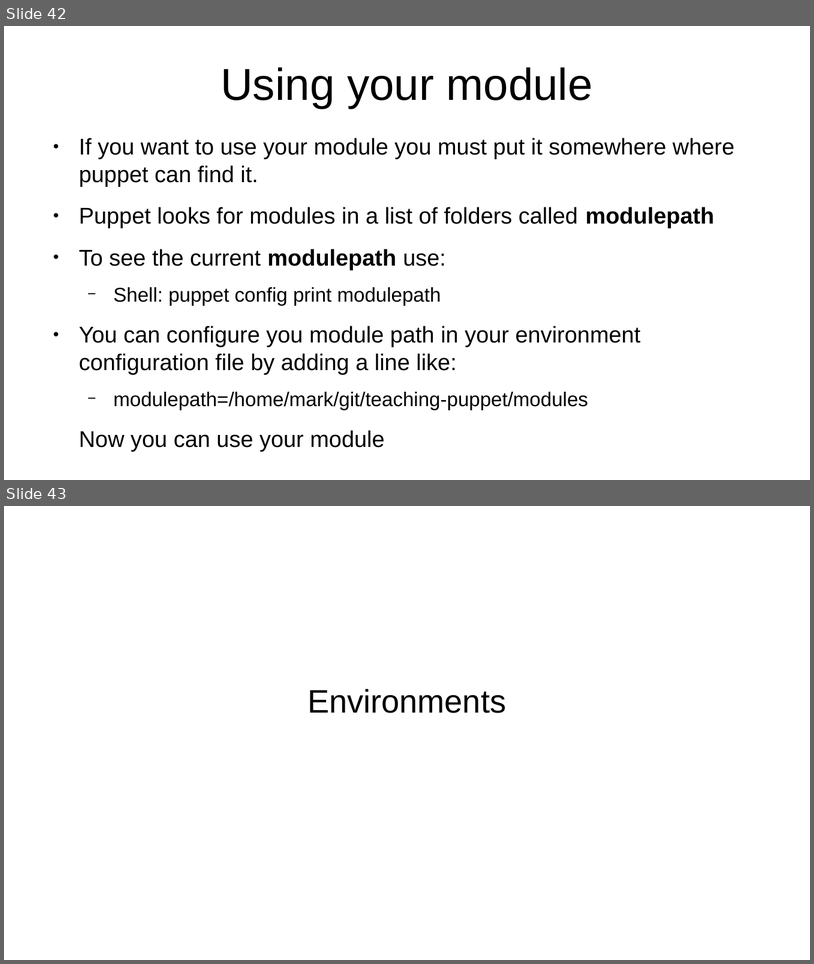
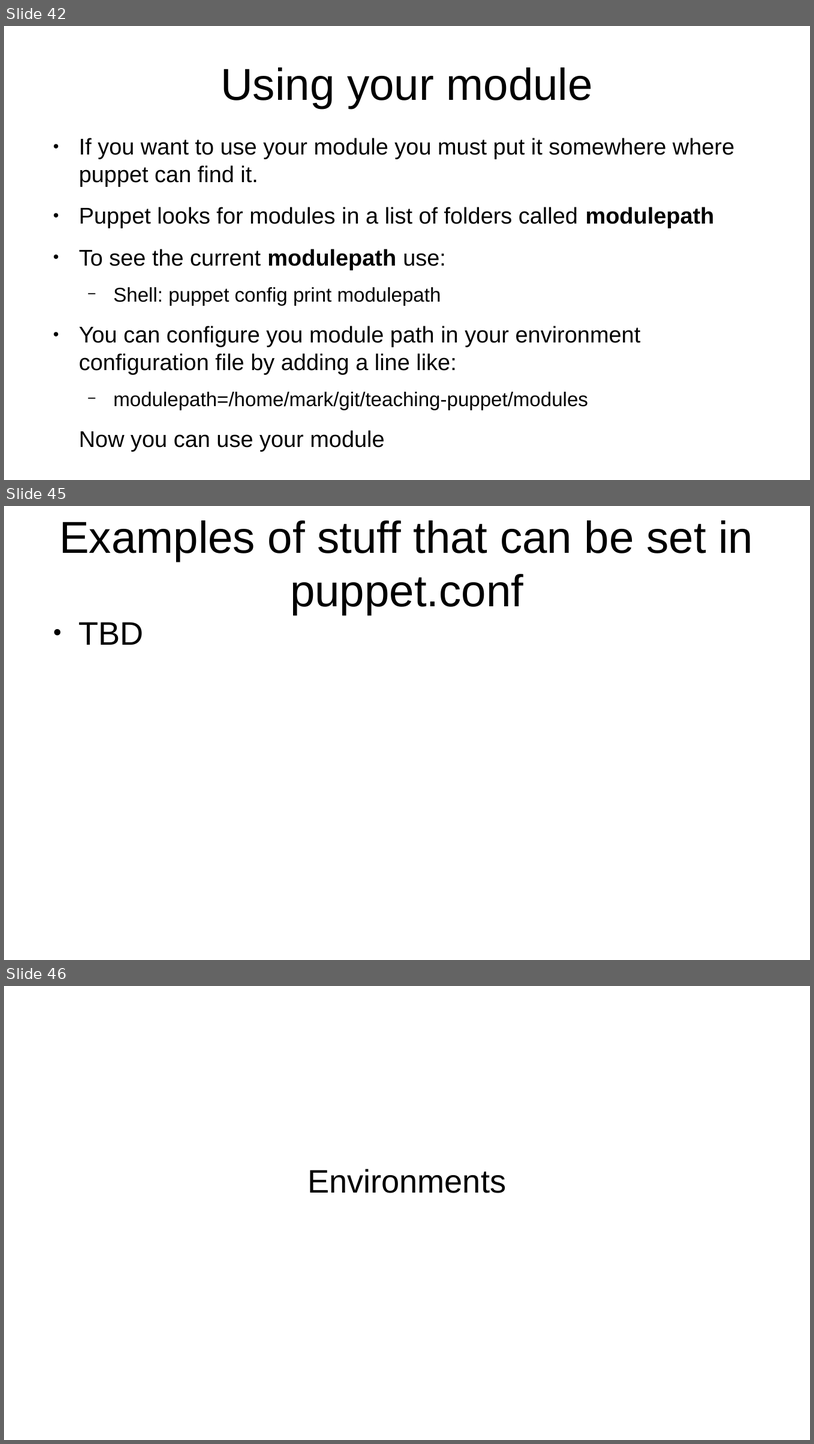
Before and after one commit to veltzer/teaching-puppet, a slide deck: slides.odp. Shown one above the other, each under a label of ours: slides 42 and 43 before the commit, slides 42, 45 and 46 after it; the slides between them are not shown. The pictures are 814x964 and 814x1444 pixels, drawn with LibreOffice and Linux fonts; fonts in the diff are those of the drawing. Boxes give left, top, right and bottom in pixels: in the first picture for what was removed or moved away, otherwise in the second. Text is boxed around its words. In the diff, an @@ line names an element or a change of style, - is before the commit and + after.

```diff
--- a/slides.odp
+++ b/slides.odp
@@ slide 45 added at (4, 506, 810, 960), background #FFFFFF @@
@@ title added at (59, 520, 753, 615), 44 pt, text #000000 @@
+Examples of stuff that can be set in puppet.conf
@@ text added at (79, 622, 144, 645), 32 pt, text #000000 @@
+● TBD
@@ what was slide 43 is now slide 46 @@
```
Also in this commit, not shown: 2 other slides added, 1 other file.
